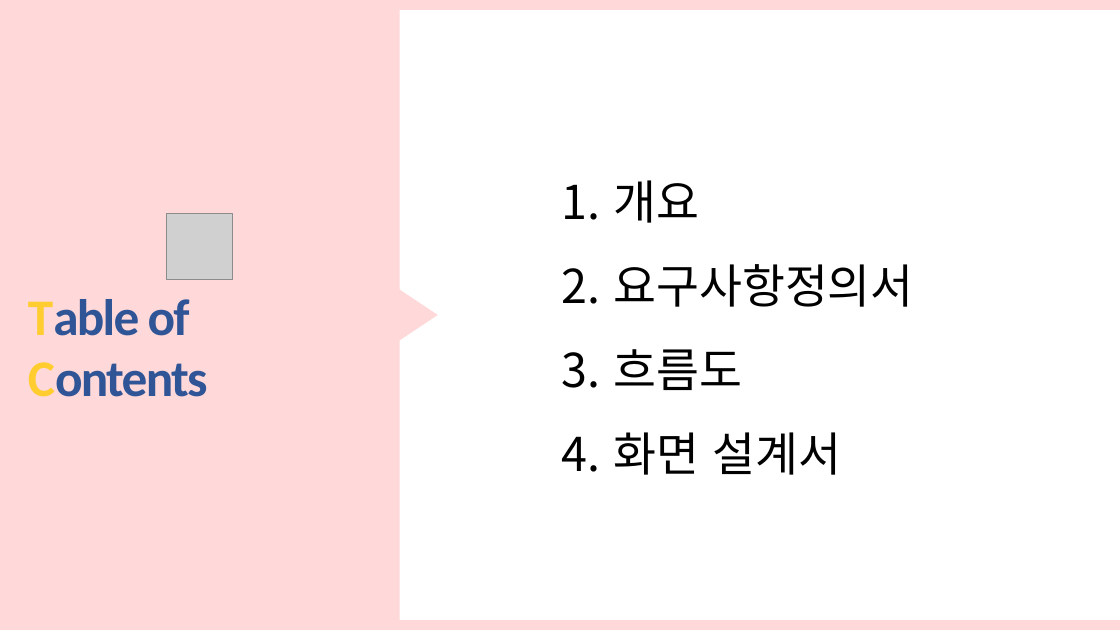
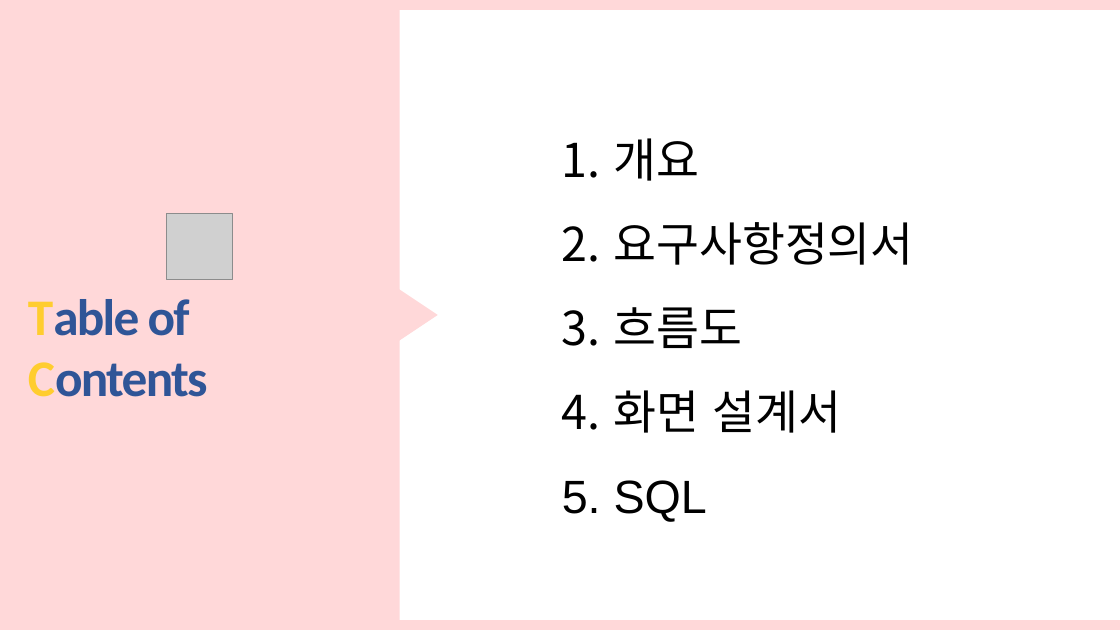
Before and after one commit to hhsw07/ezen-academy-projects, a slide deck: slide 2 of cmk/반려동물관리서비스.pptx. Drawn at 1120x630 pixels with LibreOffice and Linux fonts; fonts in the diff are those of the drawing; grey boxes stand for pictures. Boxes give left, top, right and bottom in pixels: in the first picture for what was removed or moved away, otherwise in the second. Text is boxed around its words. In the diff, an @@ line names an element or a change of style, - is before the commit and + after.

```diff
--- a/cmk/반려동물관리서비스.pptx
+++ b/cmk/반려동물관리서비스.pptx
@@ text "개요" moved from (x1=614, y1=180, x2=914, y2=475) to (x1=614, y1=138, x2=914, y2=522) @@
@@ text at (x1=614, y1=480, x2=707, y2=522): paragraph added @@
+5. SQL
```
Also in this commit, not shown: 25 other slides changed, 33 slides added, 1 slide removed.
